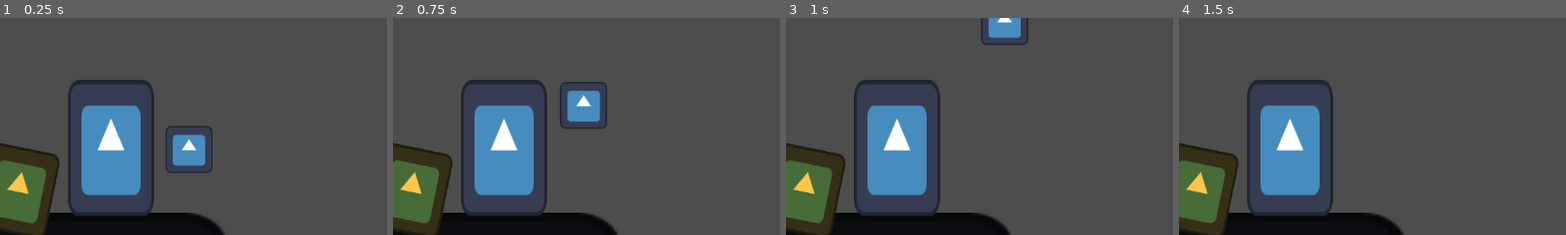
Above: before the commit, frames 1-4 (left to right).
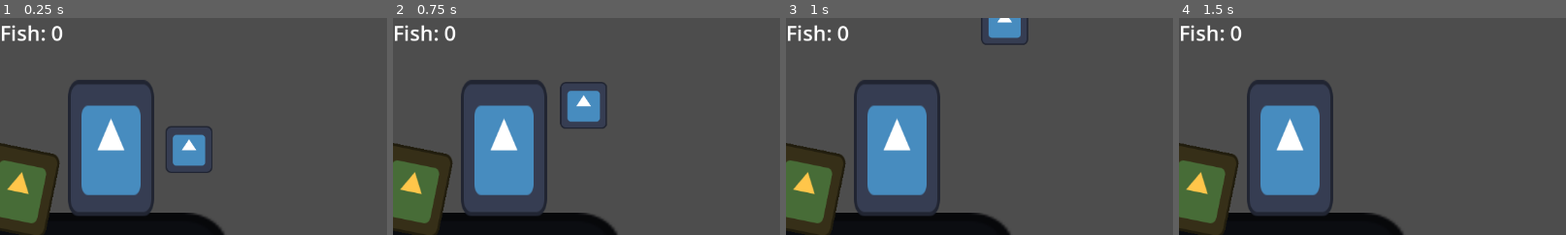
Above: after the commit, the same moments.

Repository: Shuflduf/Fish
Game: Godot game, scene res://node_2d.tscn
The game is run twice, just before and just after one commit, with the same random seed, the same clock (stepped at 60 frames per second) and the same inputs. The engine's default icon, where the game draws it, is replaced by a stand-in: a white triangle on a blue panel in a dark square.
Inputs (mouse positions are % of the whole screen's width and height, from its top left):
- Up to frame 1 (0.25 s): no input
- Up to frame 2 (0.75 s): tap Enter at 0.5 s; move the mouse to (72, 45) at 0.52 s; click (72, 45) at 0.6 s
- Up to frame 3 (1 s): no input
- Up to frame 4 (1.5 s): move the mouse to (30, 55) at 1.27 s; click (30, 55) at 1.35 s
The pictures show only the part of the screen within x 0-50%, y 0-50%; the shares and areas given below are measured in that part.

The runs differ from the first frame. In frame 1, 0.5% of the frame differs, in the area x 0-17%, y 3-11%; in frame 2, 0.5%; in frame 3, 0.5%; in frame 4, 0.5%.

Commit message:
FISH LABEL
FISH LABEL

Diff:
--- a/main.gd
+++ b/main.gd
@@ -1,6 +1,8 @@
 extends Node2D
 
 var fishing = false
+
+signal caught
 
 func _physics_process(delta: float) -> void:
 	if Input.is_mouse_button_pressed(MOUSE_BUTTON_LEFT):
@@ -25,6 +27,7 @@
 	new_fish.show()
 	new_fish.global_position = %rod.global_position
 	launch_into(new_fish, $player/basket.global_position, 300)
+	caught.emit()
 	$player/rod.position = Vector2.ZERO
 	fishing = false
 
--- a/node_2d.tscn
+++ b/node_2d.tscn
@@ -1,7 +1,8 @@
-[gd_scene load_steps=3 format=3 uid="uid://cyni81pt67f7l"]
+[gd_scene load_steps=4 format=3 uid="uid://cyni81pt67f7l"]
 
 [ext_resource type="Script" path="res://main.gd" id="1_rp30q"]
 [ext_resource type="Texture2D" uid="uid://c0nathc85mxlq" path="res://icon.svg" id="2_k37sf"]
+[ext_resource type="PackedScene" uid="uid://dll6qyowb7jcd" path="res://ui.tscn" id="3_f4f27"]
 
 [node name="Node2D" type="Node2D"]
 script = ExtResource("1_rp30q")
@@ -54,3 +55,5 @@
 position = Vector2(46, 47)
 scale = Vector2(0.5625, 0.203125)
 texture = ExtResource("2_k37sf")
+
+[node name="CanvasLayer" parent="." instance=ExtResource("3_f4f27")]
--- /dev/null
+++ b/ui.gd
@@ -0,0 +1,10 @@
+extends CanvasLayer
+
+var fish = 0
+
+func _ready() -> void:
+	get_parent().caught.connect(add_fish)
+
+func add_fish():
+	fish += 1
+	$Control/Fish.text = "Fish: " + str(fish)
--- /dev/null
+++ b/ui.tscn
@@ -0,0 +1,24 @@
+[gd_scene load_steps=3 format=3 uid="uid://dll6qyowb7jcd"]
+
+[ext_resource type="Script" path="res://ui.gd" id="1_pg1vp"]
+
+[sub_resource type="LabelSettings" id="LabelSettings_mq7em"]
+font_size = 31
+
+[node name="CanvasLayer" type="CanvasLayer"]
+script = ExtResource("1_pg1vp")
+
+[node name="Control" type="Control" parent="."]
+layout_mode = 3
+anchors_preset = 15
+anchor_right = 1.0
+anchor_bottom = 1.0
+grow_horizontal = 2
+grow_vertical = 2
+
+[node name="Fish" type="Label" parent="Control"]
+layout_mode = 0
+offset_right = 40.0
+offset_bottom = 23.0
+text = "Fish: 0"
+label_settings = SubResource("LabelSettings_mq7em")
